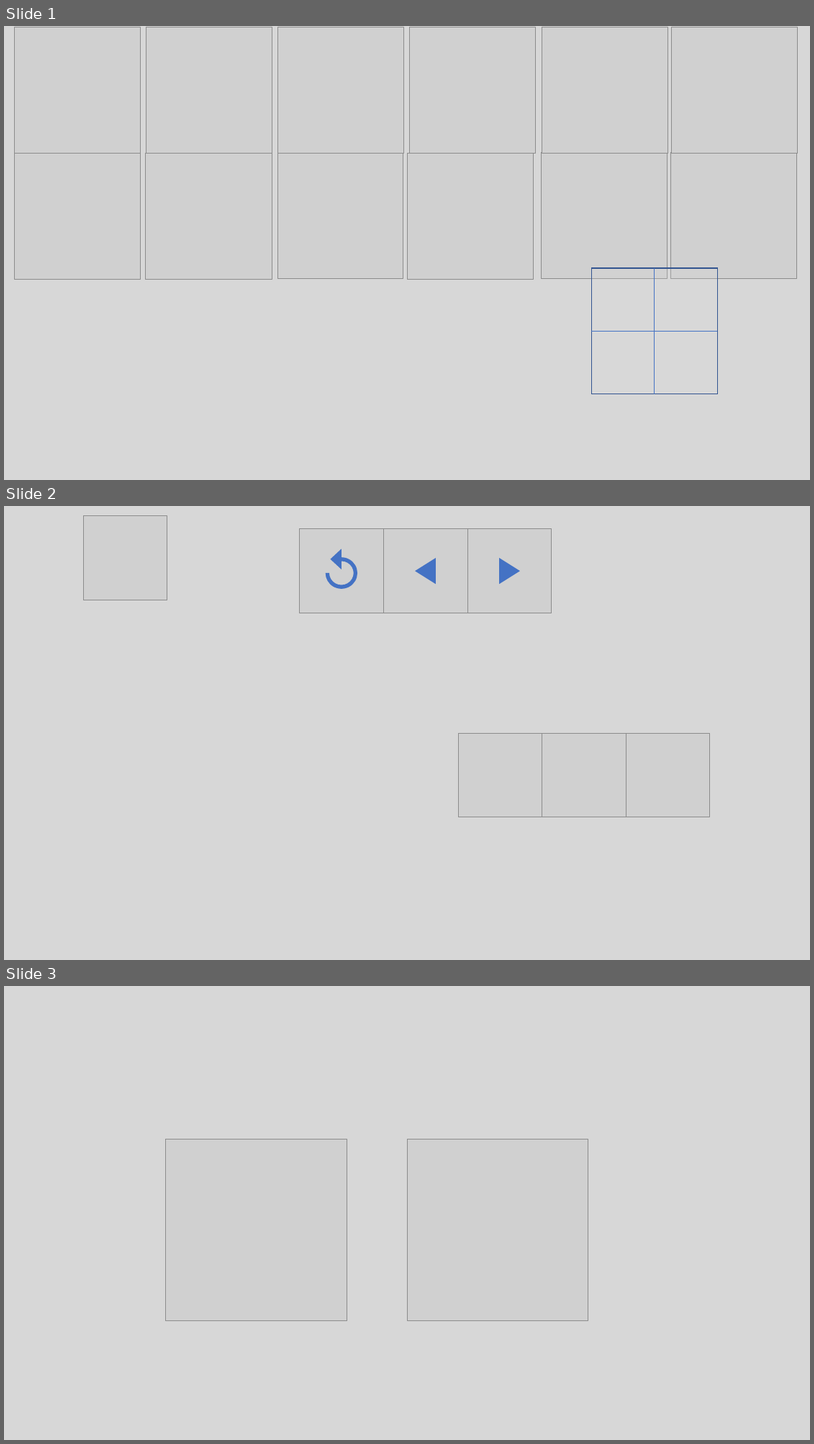
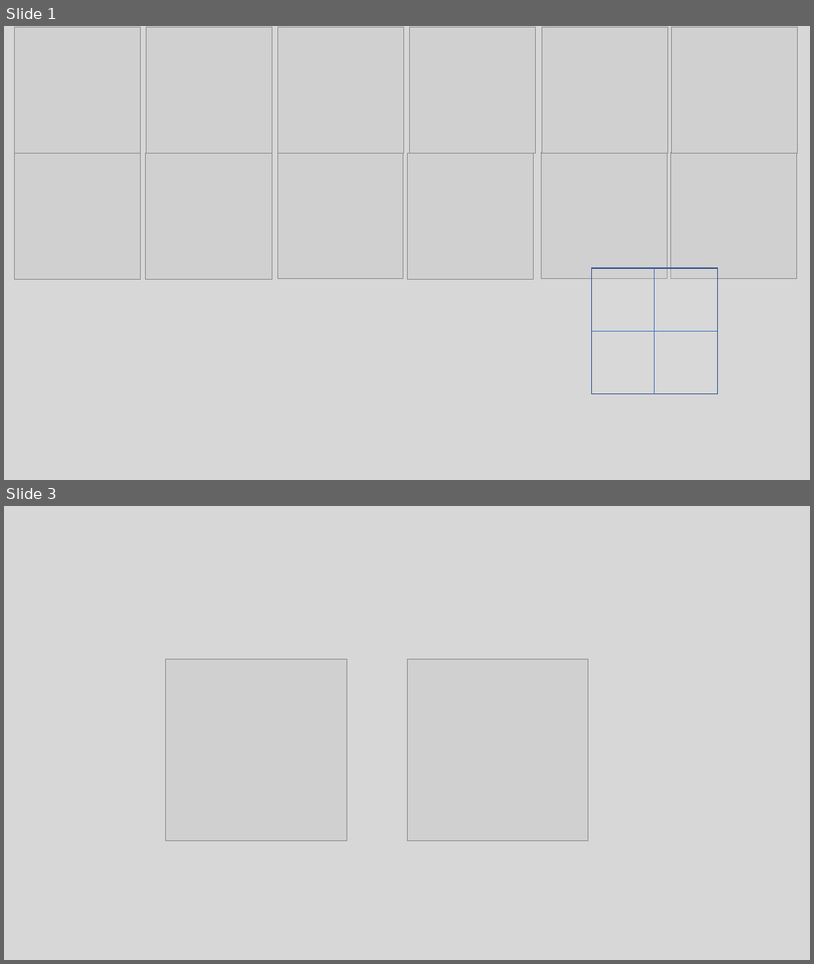
Before and after one commit to giladghgh/chess-coach, a slide deck: media/workshop.pptx. Shown one above the other, each under a label of ours: slides 1, 2 and 3 before the commit, slides 1 and 3 after it; the slides between them are not shown. The pictures are 814x1444 and 814x964 pixels, drawn with LibreOffice and Linux fonts; fonts in the diff are those of the drawing; grey boxes stand for pictures; background and template pictures are left out. Boxes give left, top, right and bottom in pixels: in the first picture for what was removed or moved away, otherwise in the second. Text is boxed around its words. In the diff, an @@ line names an element or a change of style, - is before the commit and + after.

```diff
--- a/media/workshop.pptx
+++ b/media/workshop.pptx
@@ slide 2 removed at (x1=4, y1=506, x2=810, y2=960), background #D7D7D7 @@
@@ picture removed at (x1=83, y1=515, x2=167, y2=600) @@
@@ picture removed at (x1=300, y1=529, x2=384, y2=613) @@
@@ picture removed at (x1=384, y1=529, x2=468, y2=613) @@
@@ picture removed at (x1=468, y1=529, x2=552, y2=613) @@
@@ arch (boxed as its full ring) removed at (x1=326, y1=557, x2=358, y2=589) @@
@@ triangle removed at (x1=331, y1=549, x2=342, y2=569) @@
@@ triangle removed at (x1=415, y1=558, x2=435, y2=584) @@
@@ triangle removed at (x1=500, y1=558, x2=520, y2=584) @@
@@ picture removed at (x1=459, y1=733, x2=543, y2=817) @@
@@ picture removed at (x1=543, y1=733, x2=627, y2=817) @@
@@ picture removed at (x1=627, y1=733, x2=710, y2=817) @@
```
Also in this commit, not shown: 1 slide changed, 2 slides added, 46 other files.
